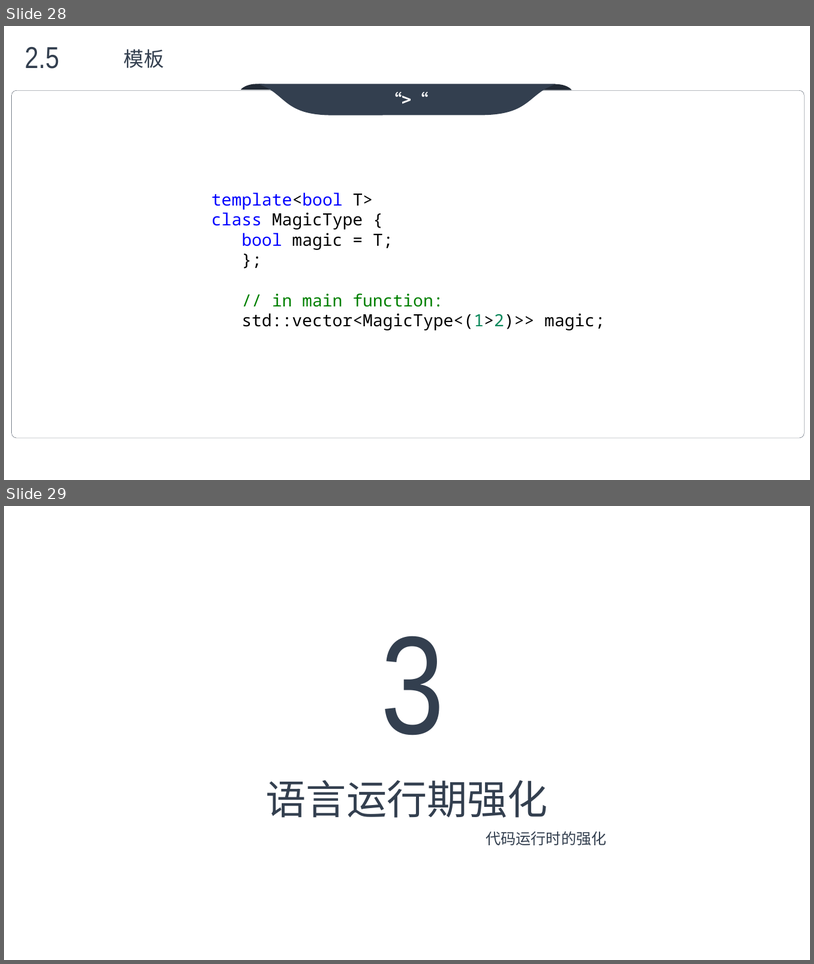
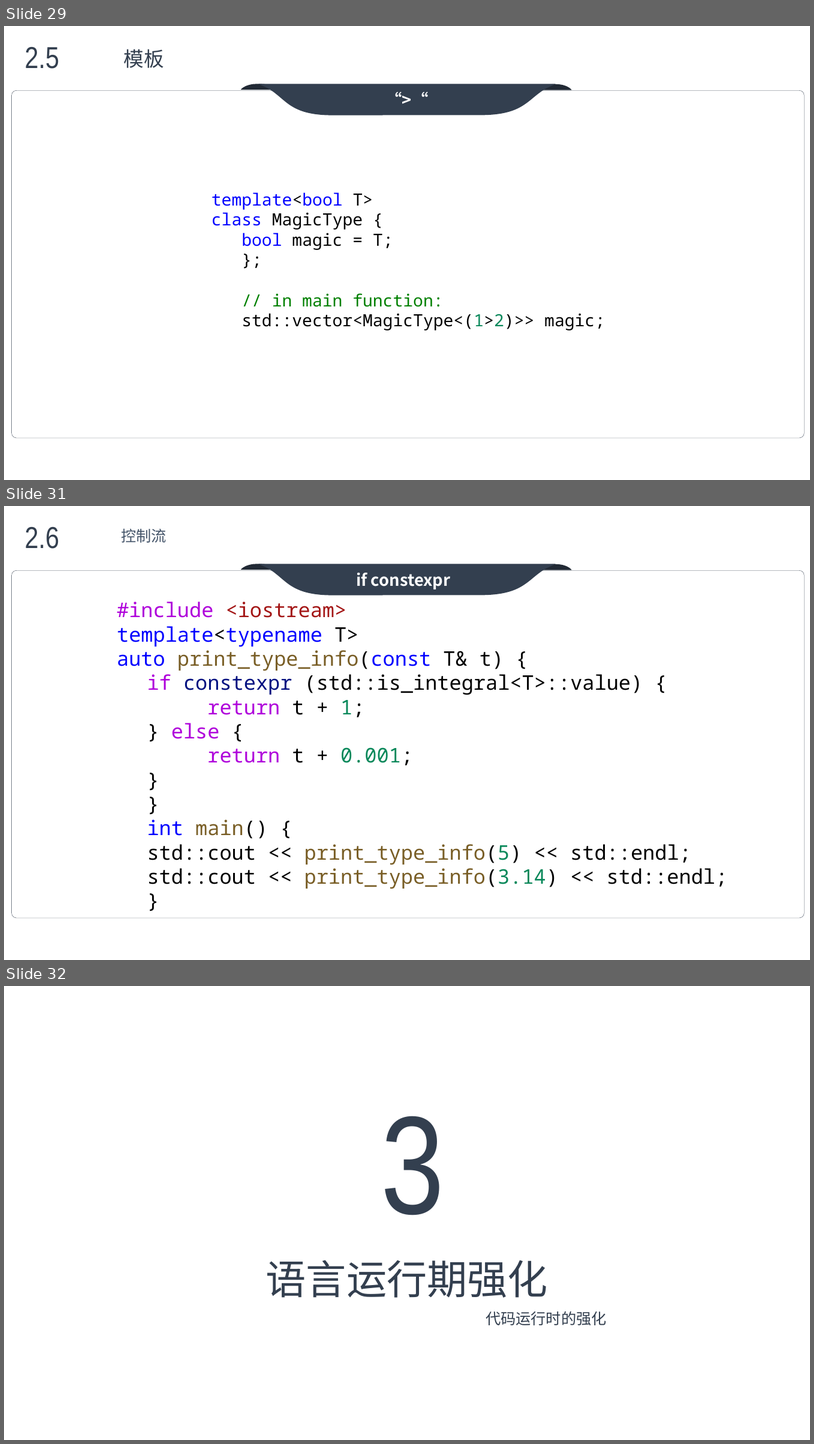
Before and after one commit to max4sharing/modern_cpp, a slide deck: C++11.pptx. Shown one above the other, each under a label of ours: slides 28 and 29 before the commit, slides 29, 31 and 32 after it; the slides between them are not shown. The pictures are 814x964 and 814x1444 pixels, drawn with LibreOffice and Linux fonts; fonts in the diff are those of the drawing; background and template pictures are left out. Boxes give left, top, right and bottom in pixels: in the first picture for what was removed or moved away, otherwise in the second. Text is boxed around its words. In the diff, an @@ line names an element or a change of style, - is before the commit and + after.

```diff
--- a/C++11.pptx
+++ b/C++11.pptx
@@ slide 31 added at (4,506,810,960), background picture (left out) @@
@@ text added at (25,527,59,549), 36 pt, text #333F4F @@
+2.6
@@ text added at (121,529,167,543), 18 pt, text #445469 @@
+控制流
@@ group added at (12,564,805,918): 3 freeform shapes, 1 rounded rectangle @@
+if constexpr
@@ text added at (117,601,728,889), 24 pt, text #000000 @@
+#include <iostream>
+template<typename T>
+auto print_type_info(const T& t) {
+  if constexpr (std::is_integral<T>::value) {
+  return t + 1;
+  } else {
+  return t + 0.001;
+  }
+}
+int main() {
+  std::cout << print_type_info(5) << std::endl;
+  std::cout << print_type_info(3.14) << std::endl;
+}
@@ what was slide 28 is now slide 29 @@
@@ what was slide 29 is now slide 32 @@
```
Also in this commit, not shown: 4 slides changed, 2 other slides added.
